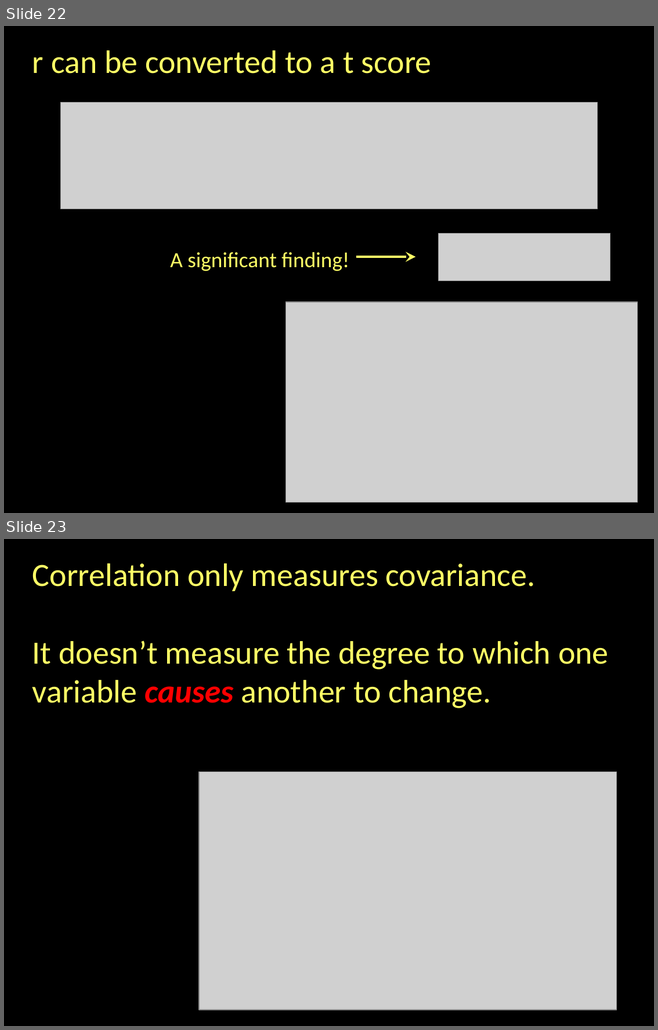
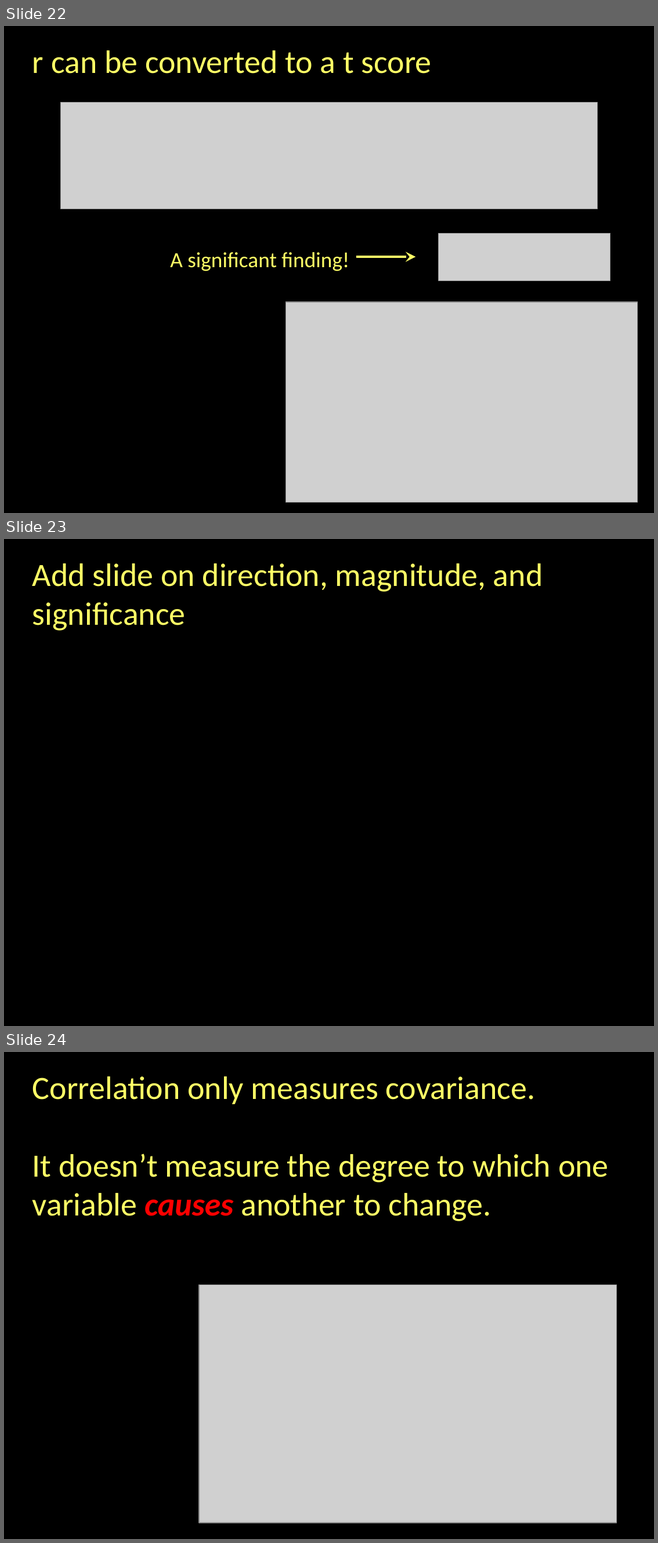
Before and after one commit to jshannon75/geog4300, a slide deck: Slides/Geog4300 Fa17 Lecture 13-2 Correlation.pptx. Shown one above the other, each under a label of ours: slides 22 and 23 before the commit, slides 22, 23 and 24 after it. The pictures are 658x1030 and 658x1543 pixels, drawn with LibreOffice and Linux fonts; fonts in the diff are those of the drawing; grey boxes stand for pictures. Boxes give left, top, right and bottom in pixels: in the first picture for what was removed or moved away, otherwise in the second. Text is boxed around its words. In the diff, an @@ line names an element or a change of style, - is before the commit and + after.

```diff
--- a/Slides/Geog4300 Fa17 Lecture 13-2 Correlation.pptx
+++ b/Slides/Geog4300 Fa17 Lecture 13-2 Correlation.pptx
@@ slide 23 added at <box>4,539,654,1026</box>, background #000000 @@
@@ text added at <box>32,563,543,631</box>, 36 pt, text #FFFF66 @@
+Add slide on direction, magnitude, and significance
@@ what was slide 23 is now slide 24 @@
```
Also in this commit, not shown: 1 slide changed, 7 other files.
